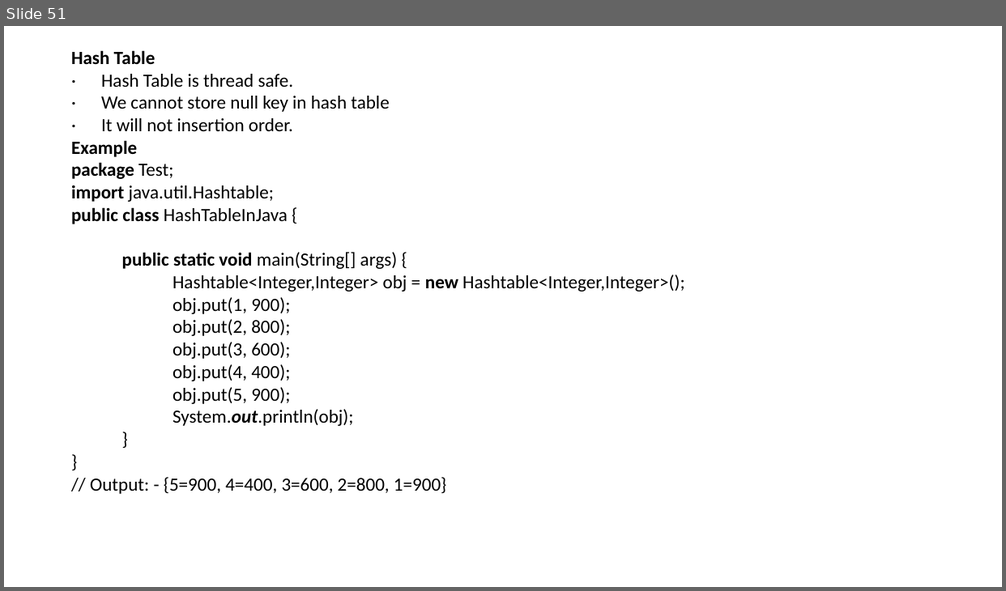
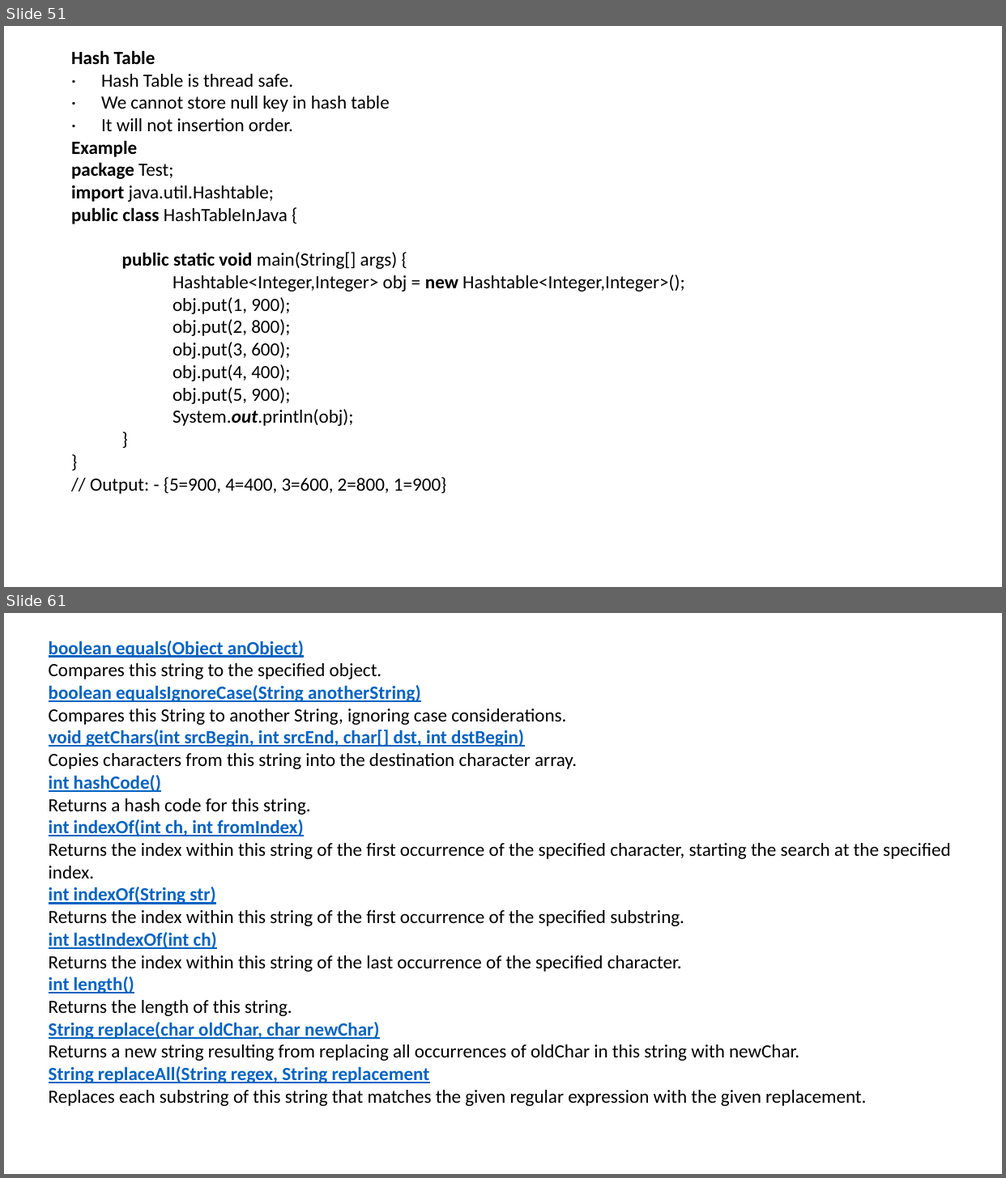
Before and after one commit to LearnByBhanuPratap/seleniumBasic, a slide deck: src/main/java/Core Java.pptx. Shown one above the other, each under a label of ours: slide 51 before the commit, slides 51 and 61 after it; the slides between them are not shown. The pictures are 1006x591 and 1006x1178 pixels, drawn with LibreOffice and Linux fonts; fonts in the diff are those of the drawing. Boxes give left, top, right and bottom in pixels: in the first picture for what was removed or moved away, otherwise in the second. Text is boxed around its words. In the diff, an @@ line names an element or a change of style, - is before the commit and + after.

```diff
--- a/src/main/java/Core Java.pptx
+++ b/src/main/java/Core Java.pptx
@@ slide 61 added at <box>4,613,1002,1174</box>, background #FFFFFF @@
@@ text added at <box>49,641,951,1106</box>, 18 pt, text #000000 @@
+boolean equals(Object anObject)
+Compares this string to the specified object.
+boolean equalsIgnoreCase(String anotherString)
+Compares this String to another String, ignoring case considerations.
+void getChars(int srcBegin, int srcEnd, char[] dst, int dstBegin)
+Copies characters from this string into the destination character array.
+int hashCode()
+Returns a hash code for this string.
+int indexOf(int ch, int fromIndex)
+Returns the index within this string of the first occurrence of the specified character, starting the search at the specified index.
+int indexOf(String str)
+Returns the index within this string of the first occurrence of the specified substring.
+int lastIndexOf(int ch)
+Returns the index within this string of the last occurrence of the specified character.
+int length()
+Returns the length of this string.
+String replace(char oldChar, char newChar)
+Returns a new string resulting from replacing all occurrences of oldChar in this string with newChar.
+String replaceAll(String regex, String replacement
+Replaces each substring of this string that matches the given regular expression with the given replacement.
```
Also in this commit, not shown: 17 other slides added.
